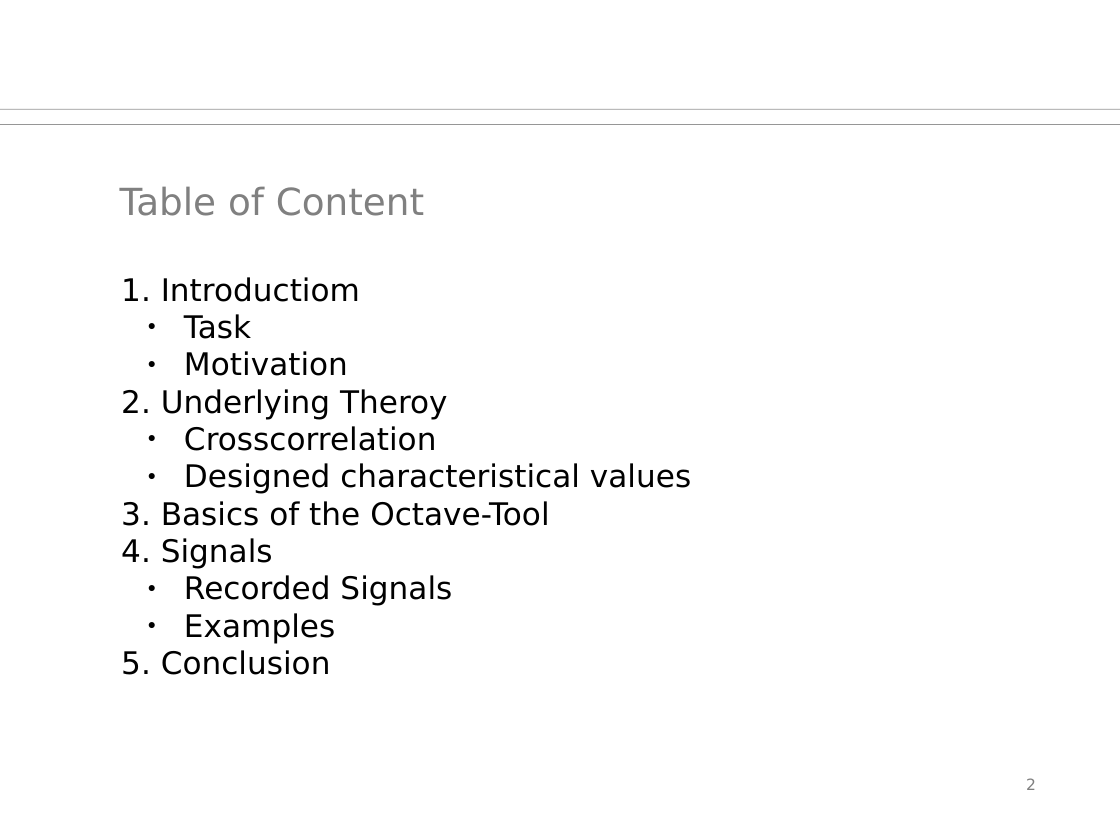
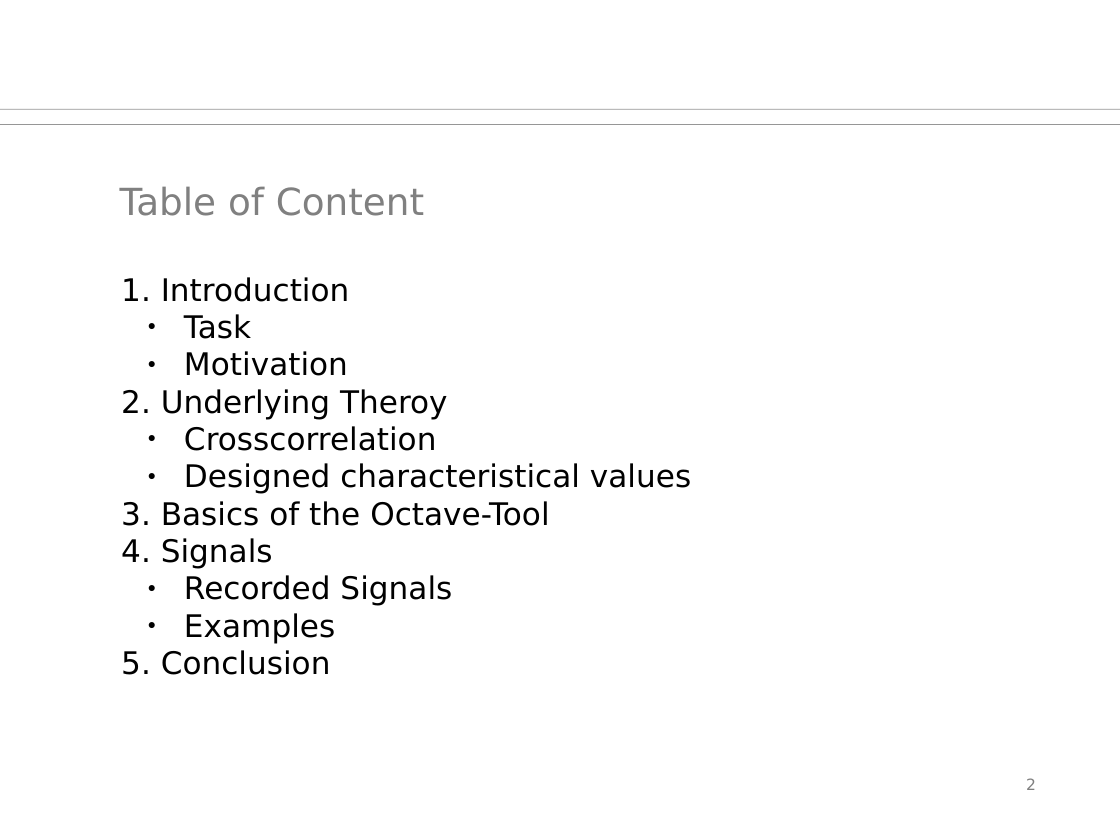
Before and after one commit to orgarten/Hauptseminar, a slide deck: slide 2 of Präsentation/btwf.odp. Drawn at 1120x840 pixels with LibreOffice and Linux fonts; fonts in the diff are those of the drawing; background and template pictures are left out. Boxes give left, top, right and bottom in pixels: in the first picture for what was removed or moved away, otherwise in the second. Text is boxed around its words. In the diff, an @@ line names an element or a change of style, - is before the commit and + after.

Commit message:
fixed power point typos

```diff
--- a/Präsentation/btwf.odp
+++ b/Präsentation/btwf.odp
@@ text at (161,277,350,302): text changed @@
-1. Introductiom
+1. Introduction
```
Also in this commit, not shown: 1 other slide changed.
